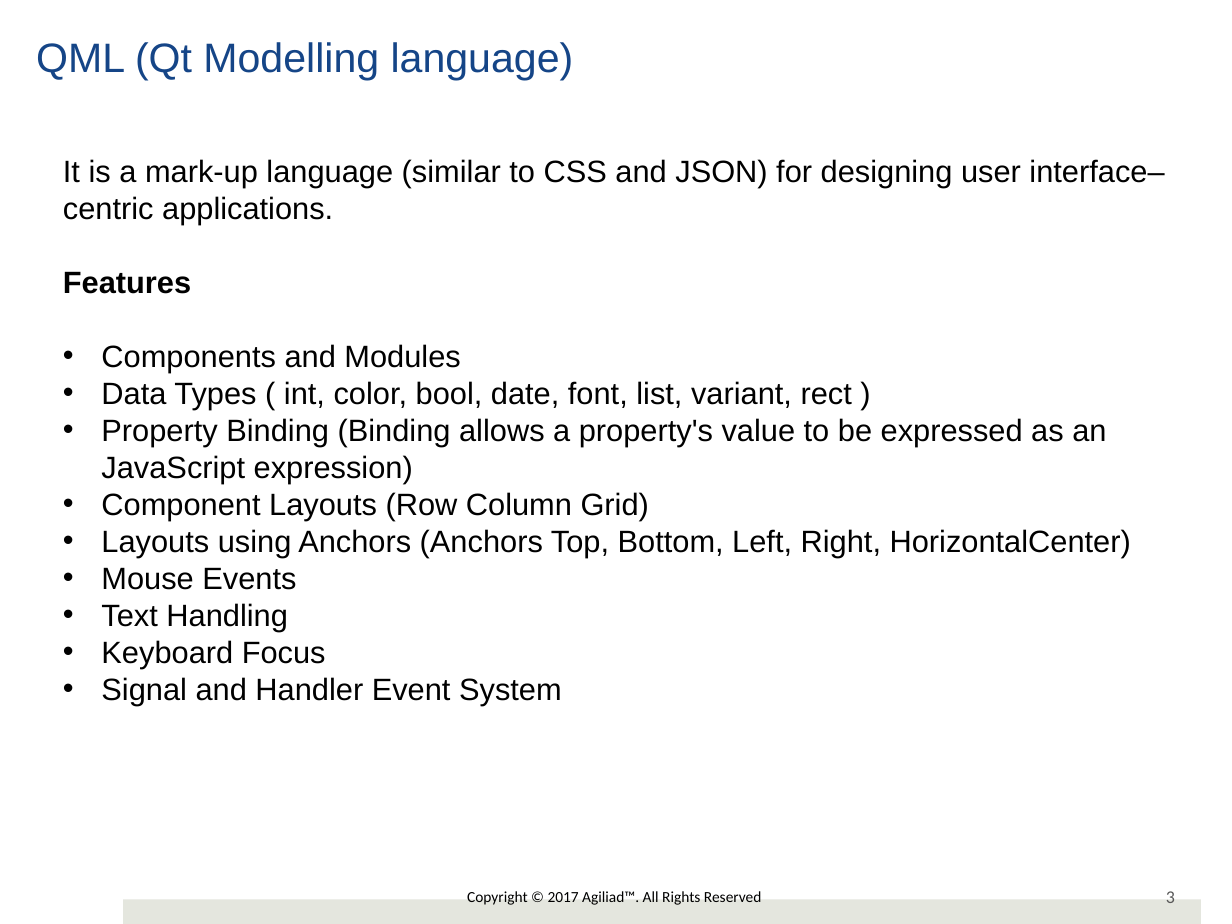
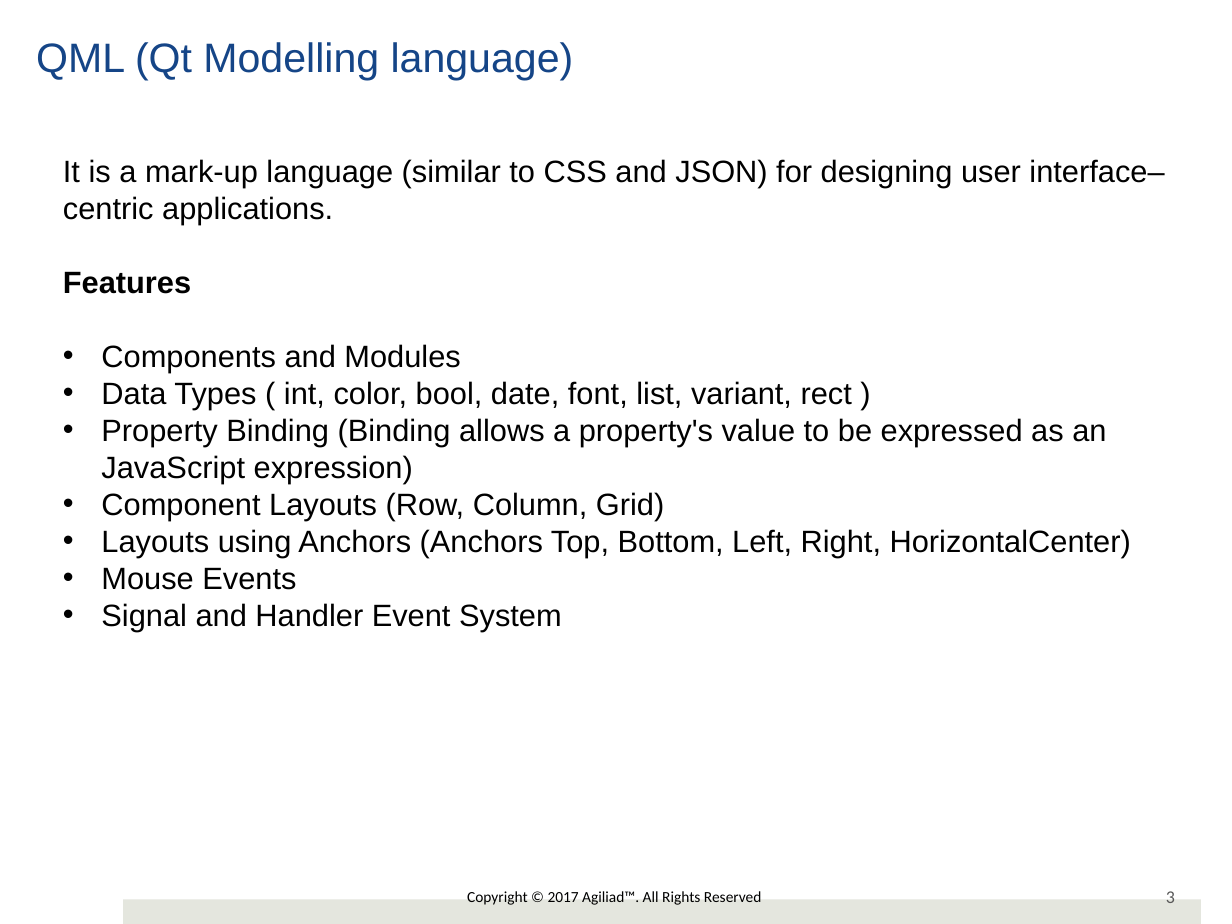
Before and after one commit to girishlande/QMLProjects, a slide deck: slide 3 of 6Course/QMLTraining.pptx. Drawn at 1232x924 pixels with LibreOffice and Linux fonts; fonts in the diff are those of the drawing; background and template pictures are left out. Boxes give left, top, right and bottom in pixels: in the first picture for what was removed or moved away, otherwise in the second. Text is boxed around its words. In the diff, an @@ line names an element or a change of style, - is before the commit and + after.

```diff
--- a/6Course/QMLTraining.pptx
+++ b/6Course/QMLTraining.pptx
@@ text at [101,492,664,520]: text changed @@
-• Component Layouts (Row Column Grid)
+• Component Layouts (Row, Column, Grid)
@@ text at [101,603,326,668]: paragraphs removed @@
-• Text Handling
-• Keyboard Focus
```
Also in this commit, not shown: 4 other slides changed, 3 slides added, 1 slide removed, 8 other files.
